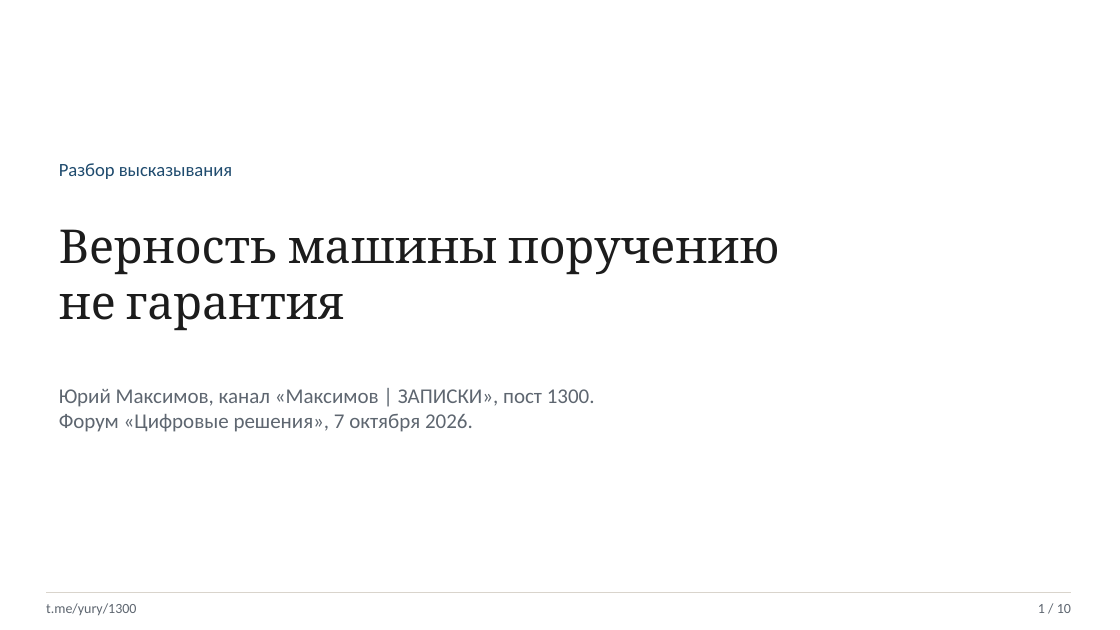
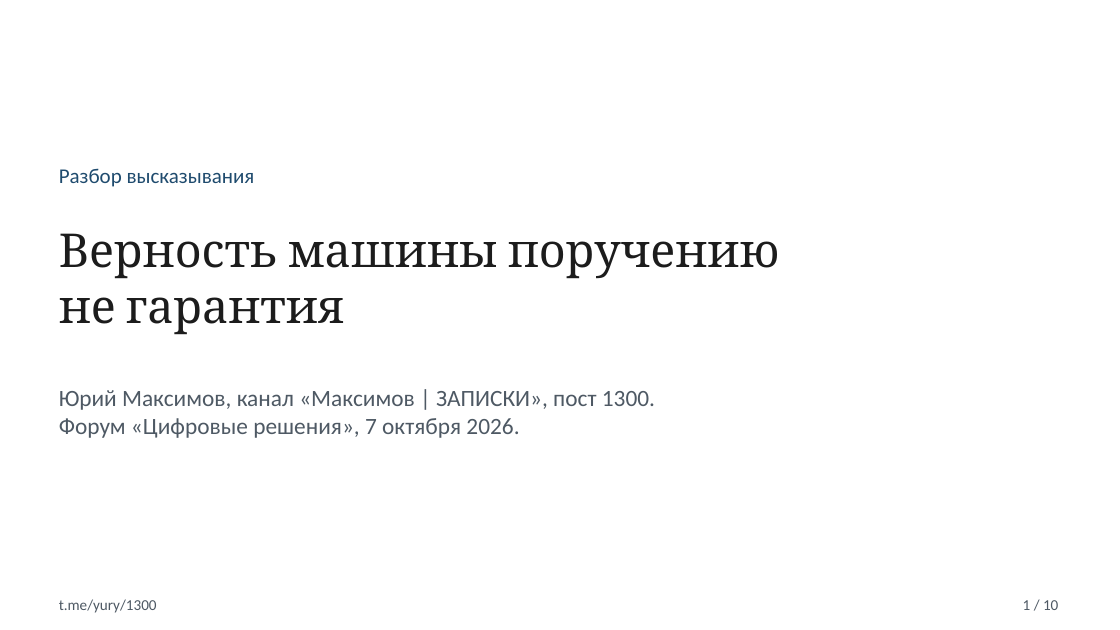
Before and after one commit to cuthbertnogood/maximov-ai-fidelity-1300, a slide deck: slide 1 of presentation/maximov-1300.pptx. Drawn at 1120x630 pixels with LibreOffice and Linux fonts; fonts in the diff are those of the drawing. Boxes give left, top, right and bottom in pixels: in the first picture for what was removed or moved away, otherwise in the second. Text is boxed around its words. In the diff, an @@ line names an element or a change of style, - is before the commit and + after.

```diff
--- a/presentation/maximov-1300.pptx
+++ b/presentation/maximov-1300.pptx
@@ text "Разбор высказывания" at (x1=59, y1=168, x2=255, y2=187): size 16 to 18 pt @@
@@ text "Верность машины поручению" moved from (x1=59, y1=229, x2=780, y2=331) to (x1=59, y1=233, x2=780, y2=335) @@
@@ text "Юрий Максимов, канал «Максимов | ..." at (x1=59, y1=390, x2=655, y2=438): size 18 to 20 pt, text colour #5E6670 to #4E5964 @@
@@ rectangle removed at (x1=46, y1=592, x2=1071, y2=593) @@
@@ text "t.me/yury/1300" moved from (x1=46, y1=603, x2=136, y2=615) to (x1=59, y1=599, x2=157, y2=613) @@
@@ text "t.me/yury/1300" at (x1=59, y1=599, x2=157, y2=613): size 12 to 13 pt, text colour #5E6670 to #4E5964 @@
@@ text "1 / 10" at (x1=1023, y1=600, x2=1058, y2=610): size 12 to 13 pt, text colour #5E6670 to #4E5964 @@
@@ text "1 / 10" moved from (x1=1038, y1=604, x2=1071, y2=613) to (x1=1023, y1=600, x2=1058, y2=610) @@
```
Also in this commit, not shown: 9 other slides changed, 1 other file.
